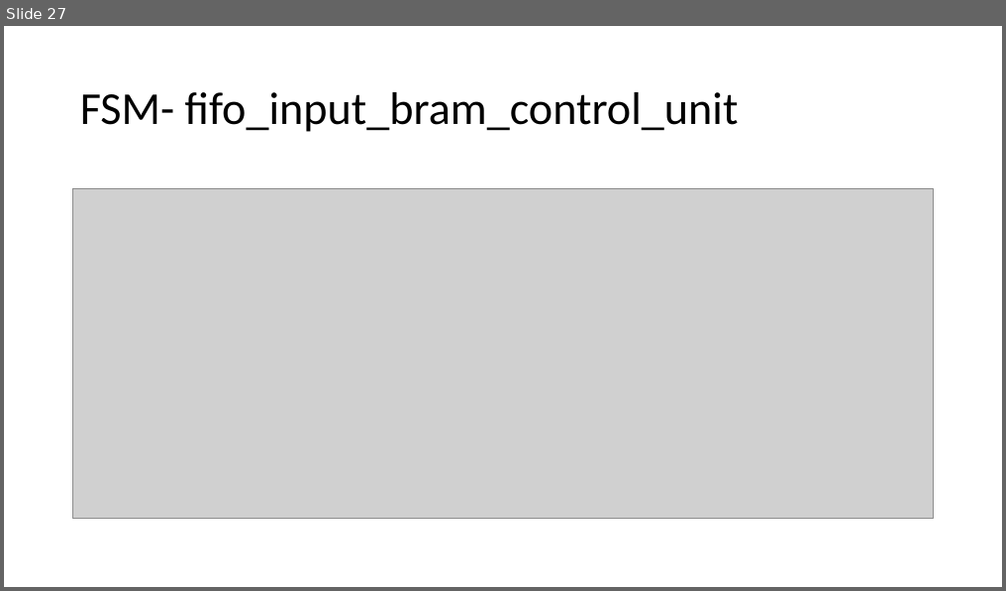
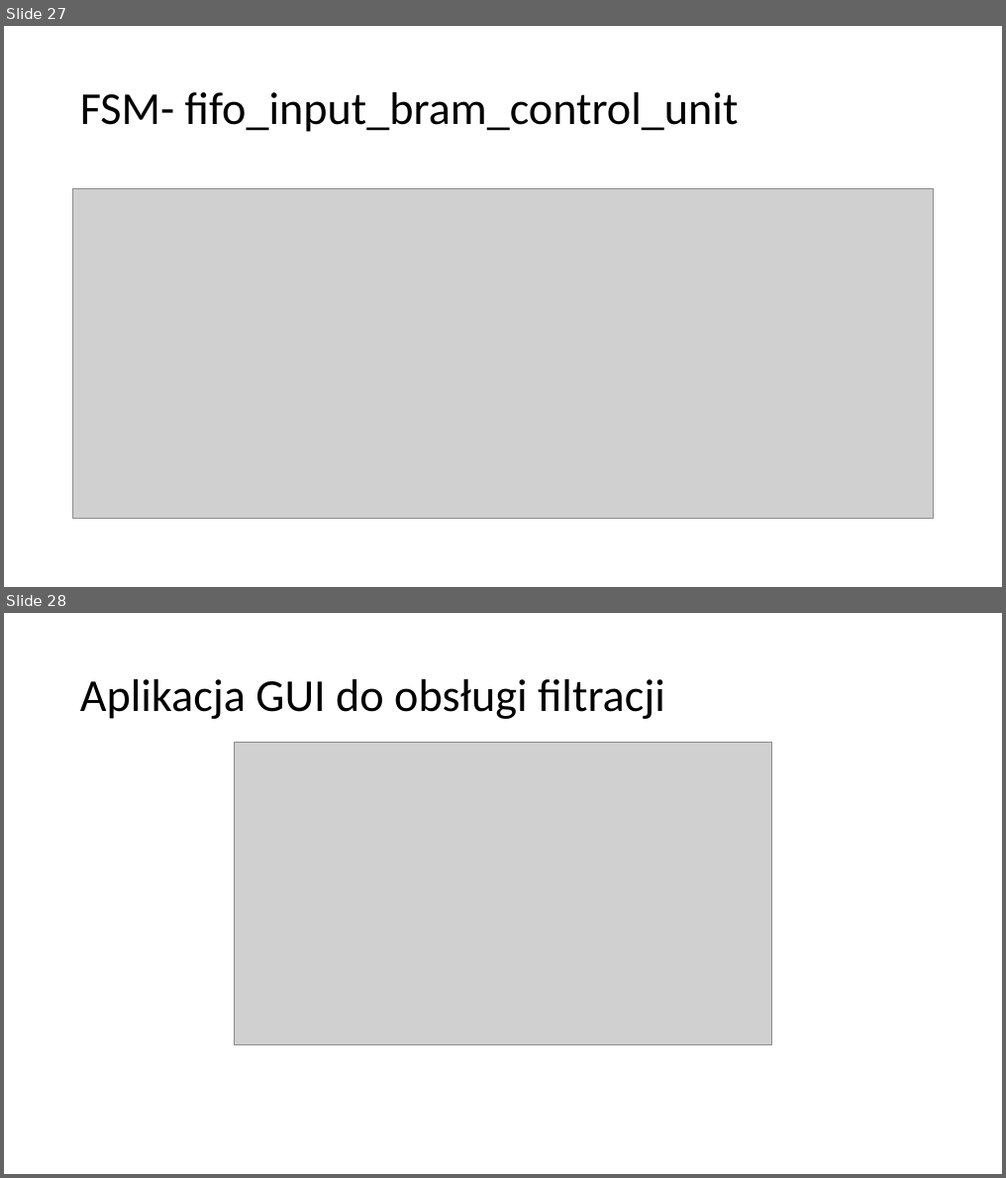
Before and after one commit to rfeiglewicz/SDWP_PROJECT, a slide deck: Prezentacja_splotowa_filtracja_obrazu.pptx. Shown one above the other, each under a label of ours: slide 27 before the commit, slides 27 and 28 after it. The pictures are 1006x591 and 1006x1178 pixels, drawn with LibreOffice and Linux fonts; fonts in the diff are those of the drawing; grey boxes stand for pictures. Boxes give left, top, right and bottom in pixels: in the first picture for what was removed or moved away, otherwise in the second. Text is boxed around its words. In the diff, an @@ line names an element or a change of style, - is before the commit and + after.

```diff
--- a/Prezentacja_splotowa_filtracja_obrazu.pptx
+++ b/Prezentacja_splotowa_filtracja_obrazu.pptx
@@ slide 28 added at bbox=[4, 613, 1002, 1174], background #FFFFFF @@
@@ title added at bbox=[80, 679, 665, 719], 44 pt, text #000000 @@
+Aplikacja GUI do obsługi filtracji
@@ picture added at bbox=[234, 743, 772, 1046] @@
```
Also in this commit, not shown: 1 other slide added, 3 other files.
